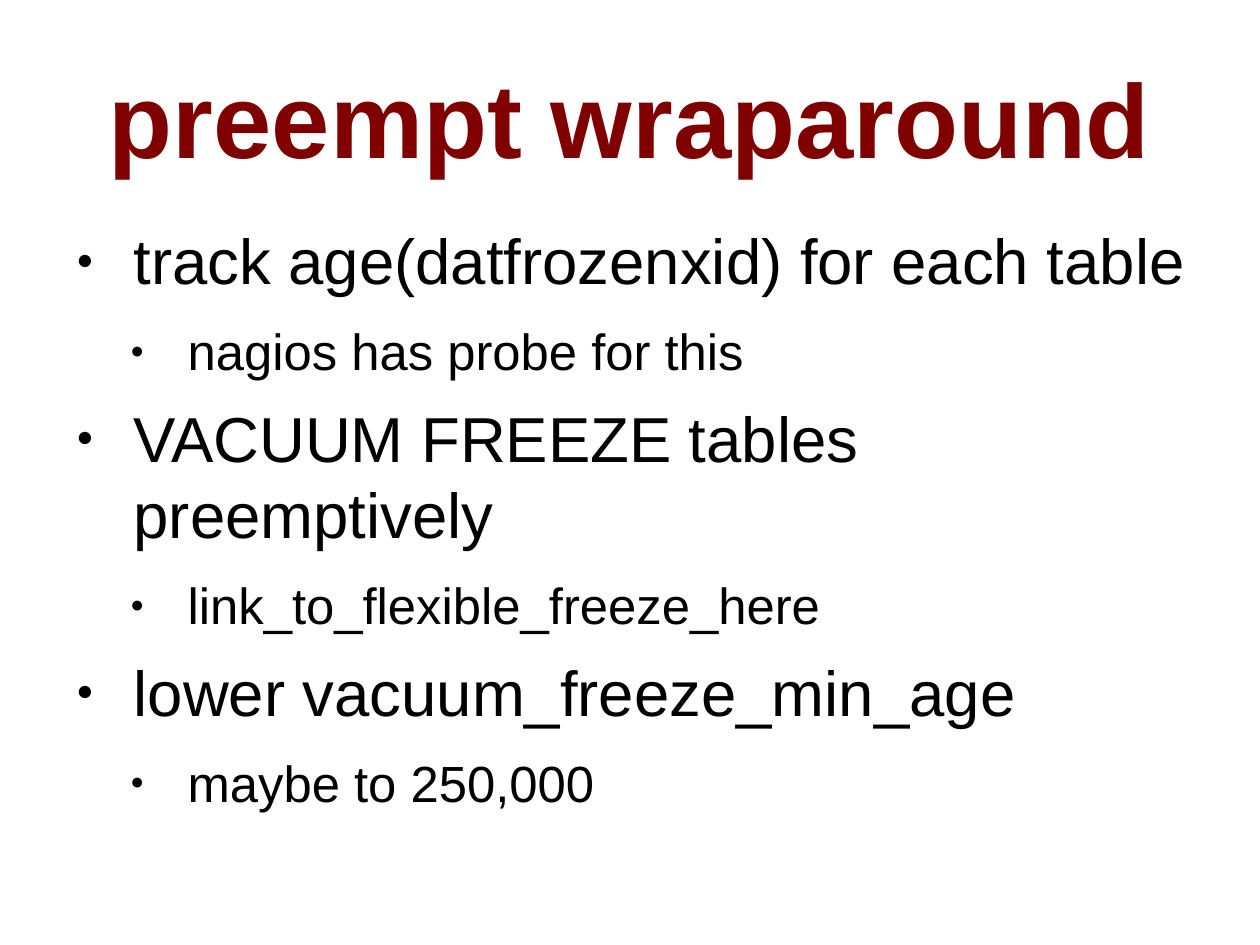
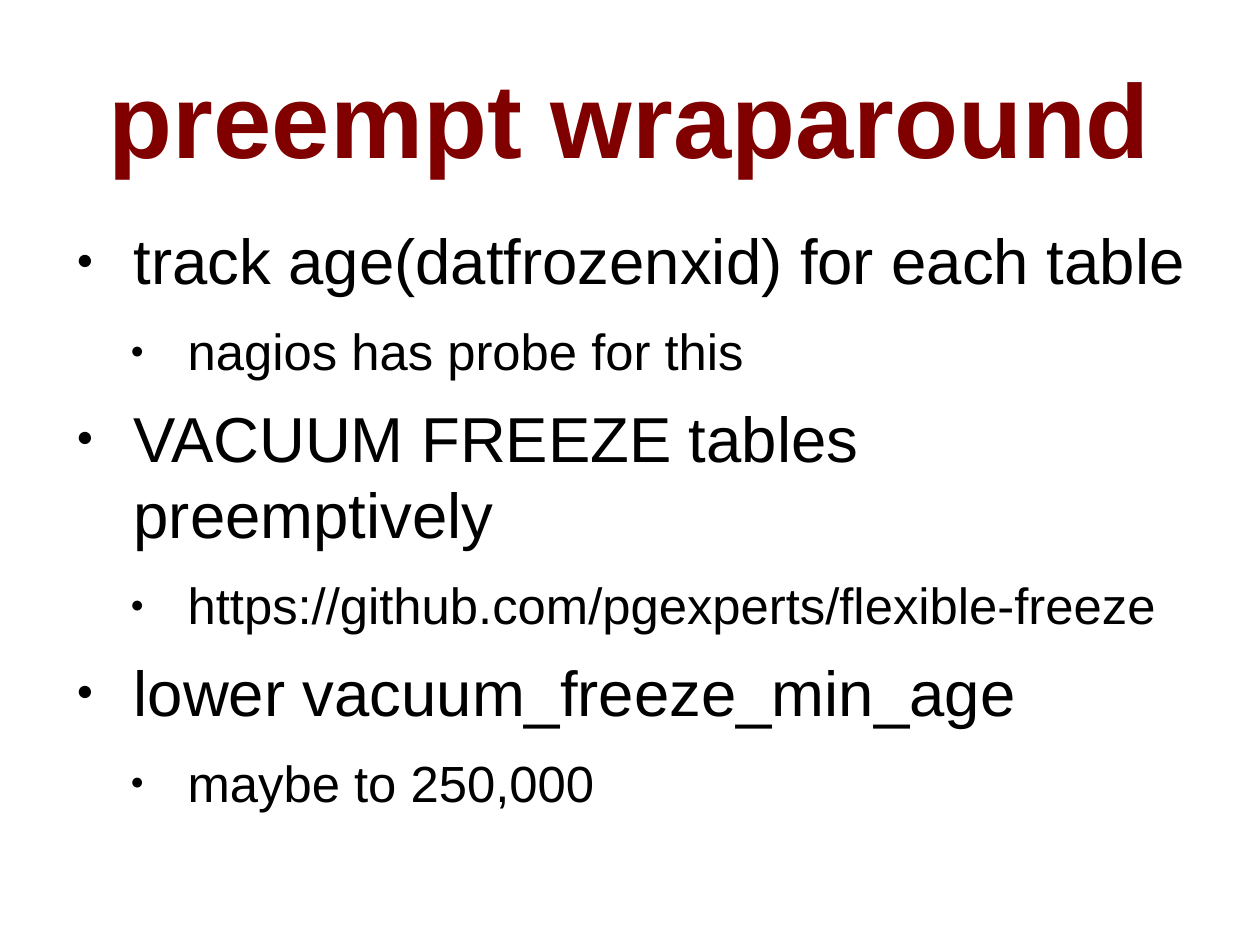
Before and after one commit to pgexperts/accidentalDBA, a slide deck: slide 147 of tutorial/accidental_dba.odp (slide 151 before the commit). Drawn at 1260x945 pixels with LibreOffice and Linux fonts; fonts in the diff are those of the drawing. Boxes give left, top, right and bottom in pixels: in the first picture for what was removed or moved away, otherwise in the second. Text is boxed around its words. In the diff, an @@ line names an element or a change of style, - is before the commit and + after.

```diff
--- a/tutorial/accidental_dba.odp
+++ b/tutorial/accidental_dba.odp
@@ text at box(188, 587, 1156, 635): text changed @@
-  ● link_to_flexible_freeze_here
+  ● https://github.com/pgexperts/flexible-freeze
```
Also in this commit, not shown: 24 other slides changed, 3 slides added, 7 slides removed, 21 other files.
